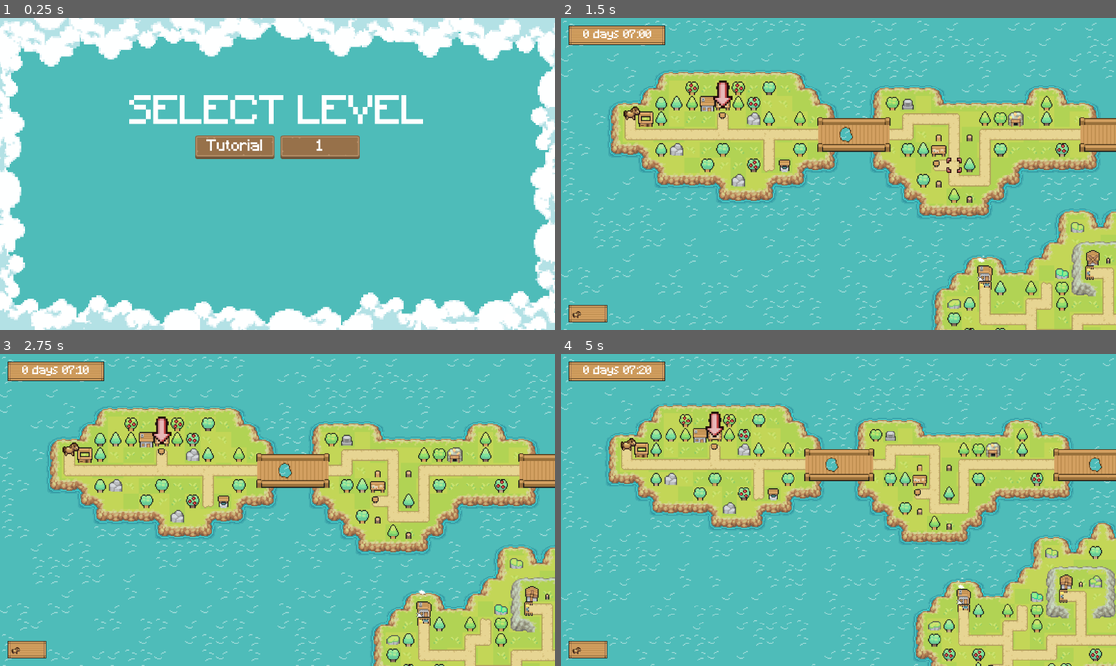
Above: before the commit, frames 1-4 (two rows, left to right).
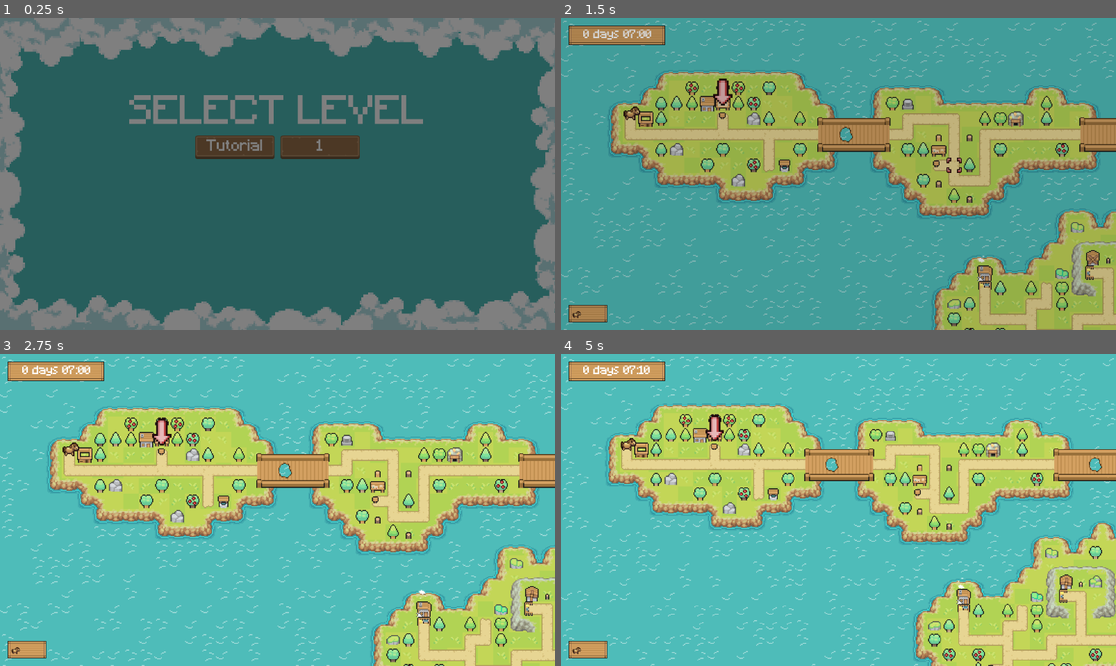
Above: after the commit, the same moments.

Repository: jstasiaczek/horse-game
Game: Godot game, scene res://scene/level_selection_gui/level_selection_gui.tscn
Same seed, same stepped clock (60 frames per second), same inputs: the game is played once before the commit and once after it.
Inputs (mouse positions are in pixels of both pictures, inside the frame that each line leads up to):
- Up to frame 1 (0.25 s): no input
- Up to frame 2 (1.5 s): click "Tutorial" at 0.5 s; move the mouse to (960, 158) at 1.27 s; hold Right mouse button (right_click) from 1.28 s (still down); click (960, 158) at 1.42 s
- Up to frame 3 (2.75 s): release Right mouse button (right_click) at 2 s; drag from (166, 525) to (249, 572) at 2.02 s
- Up to frame 4 (5 s): move the mouse to (894, 441) at 2.77 s; tap Mouse wheel up (scroll_up) at 2.85 s; click (894, 441) at 2.92 s; drag from (810, 572) to (672, 463) at 3.52 s; move the mouse to (1005, 556) at 4.27 s; tap Mouse wheel down (scroll_down) at 4.35 s; click (1005, 556) at 4.42 s

The runs differ from the first frame. In frame 1, 100% of the frame differs, in the area x 0-100%, y 0-100%; in frame 2, 97%; in frame 3, 0.1%; in frame 4, 0.2%.

Commit message:
added smooth scene transition, currect instant recipe handling

Diff:
--- a/classes/recipe.gd
+++ b/classes/recipe.gd
@@ -5,6 +5,9 @@
 var time: int = 60
 var player_required: bool = false
 
+func is_instant() -> bool:
+	return time == 0
+
 
 func _init(inp: Array[Types.ITEM], out: Types.ITEM, out_count: int = 1, t: int = 1, req: bool = false):
 	input = inp
--- a/project.godot
+++ b/project.godot
@@ -53,4 +53,4 @@
 
 textures/canvas_textures/default_texture_filter=0
 renderer/rendering_method="mobile"
-environment/defaults/default_clear_color=Color(0.305882, 0.737255, 0.72549, 0.996078)
+environment/defaults/default_clear_color=Color(0, 0, 0, 0.996078)
--- a/scene/exit_hud/exit_hud.gd
+++ b/scene/exit_hud/exit_hud.gd
@@ -8,10 +8,14 @@
 
 func _ready():
 	desc_label.text = exit.desc
+	SignalsService.on_fade_in_finished.connect(on_fade_in_finished)
 
 func _on_stay_button_pressed():
 	SignalsService.on_exit_gui_close.emit(id)
 
 
 func _on_next_button_pressed():
+	SignalsService.on_start_fade_in.emit()
+
+func on_fade_in_finished():
 	GameService.load_level_select()
--- a/scene/factory_hud/recipe.gd
+++ b/scene/factory_hud/recipe.gd
@@ -43,4 +43,7 @@
 		SignalsService.on_wait_hud_display.emit(poi_id, recipe)
 	else:
 		GameService.pay_for_recipe(recipe)
-		GameService.add_recipe_to_queue(poi_id, recipe)
+		if recipe.is_instant():
+			GameService.add_item_to_output(poi_id, recipe)
+		else:
+			GameService.add_recipe_to_queue(poi_id, recipe)
--- a/scene/horse/horse.tscn
+++ b/scene/horse/horse.tscn
@@ -152,7 +152,6 @@
 }]
 
 [node name="Horse" type="AnimatedSprite2D"]
-position = Vector2(143, 119)
 sprite_frames = SubResource("SpriteFrames_8ku7k")
 animation = &"idile"
 autoplay = "idile"
--- a/scene/level_button/level_button.gd
+++ b/scene/level_button/level_button.gd
@@ -14,10 +14,9 @@
 func _on_button_up():
 	label.position.y = 0
 
-
 func _on_button_down():
 	label.position.y = 2
 
 
 func _on_pressed():
-	GameService.load_map(level)
+	SignalsService.on_level_select.emit(level)
--- a/scene/level_selection_gui/level_selection_gui.gd
+++ b/scene/level_selection_gui/level_selection_gui.gd
@@ -1,6 +1,7 @@
 extends Control
 const LEVEL_BUTTON = preload("res://scene/level_button/level_button.tscn")
 @onready var levels_container = $Background/MC/VB/LevelsContainer
+var selected_level_path: String
 
 var levels: Array[Dictionary] = [
 	{
@@ -14,8 +15,19 @@
 ]
 
 func _ready():
+	SignalsService.on_level_select.connect(on_level_select)
+	SignalsService.on_fade_in_finished.connect(on_fade_in_finished)
+	SignalsService.on_start_fade_out.emit()
 	for level in levels:
 		var inst = LEVEL_BUTTON.instantiate()
 		inst.text = level.name
 		inst.level = level.path
 		levels_container.add_child(inst)
+
+func on_level_select(level_path: String):
+	selected_level_path = level_path
+	SignalsService.on_start_fade_in.emit()
+
+func on_fade_in_finished():
+	if selected_level_path != null and selected_level_path != "":
+		GameService.load_map(selected_level_path)
--- a/scene/level_selection_gui/level_selection_gui.tscn
+++ b/scene/level_selection_gui/level_selection_gui.tscn
@@ -1,8 +1,9 @@
-[gd_scene load_steps=4 format=3 uid="uid://c66wffxv23o2a"]
+[gd_scene load_steps=5 format=3 uid="uid://c66wffxv23o2a"]
 
 [ext_resource type="Script" path="res://scene/level_selection_gui/level_selection_gui.gd" id="1_8oxcj"]
 [ext_resource type="Texture2D" uid="uid://f7766npel34c" path="res://assets/background.png" id="1_iajoq"]
 [ext_resource type="LabelSettings" uid="uid://d1nwvtodgwtnj" path="res://assets/mc_huge_text_white.tres" id="2_vfe0f"]
+[ext_resource type="PackedScene" uid="uid://bt3ooka2esnfu" path="res://scene/scene_transition/scene_transition.tscn" id="4_1gy5x"]
 
 [node name="LevelSelectionGui" type="Control"]
 layout_mode = 3
@@ -50,3 +51,6 @@
 theme_override_constants/h_separation = 12
 theme_override_constants/v_separation = 12
 alignment = 1
+
+[node name="SceneTransition" parent="." instance=ExtResource("4_1gy5x")]
+layout_mode = 1
--- a/scene/map/map.gd
+++ b/scene/map/map.gd
@@ -4,6 +4,7 @@
 const QUEST_HUD = preload("res://scene/quest_hud/quest_hud.tscn")
 const EXIT_HUD = preload("res://scene/exit_hud/exit_hud.tscn")
 const WAIT_HUD = preload("res://scene/wait_hud/wait_hud.tscn")
+const LEVEL_DEFAULT = preload("res://level/level_default/level_default.tscn")
 
 @onready var canvas_layer = $CanvasLayer
 @onready var tile_map_container = $TileMapContainer
@@ -14,7 +15,11 @@
 var drag_start_pos: Vector2
 
 func load_level():
-	var level = load(GameService.get_level_path()).instantiate()
+	var level
+	if GameService.get_level_path() == "":
+		level = LEVEL_DEFAULT.instantiate()
+	else:
+		level = load(GameService.get_level_path()).instantiate()
 	tile_map_container.add_child(level)
 
 func _ready():
@@ -30,6 +35,7 @@
 
 func on_tilemap_set():
 	tile_map = GameService.get_tilemap()
+	SignalsService.on_start_fade_out.emit()
 
 func on_set_horse_map_id(id: Vector2i):
 	horse.global_position = tile_map.map_to_local(id)
--- a/scene/map/map.tscn
+++ b/scene/map/map.tscn
@@ -1,14 +1,19 @@
-[gd_scene load_steps=6 format=3 uid="uid://c738rhh1aatxt"]
+[gd_scene load_steps=7 format=3 uid="uid://c738rhh1aatxt"]
 
 [ext_resource type="Script" path="res://scene/map/map.gd" id="1_5omeo"]
 [ext_resource type="PackedScene" uid="uid://butfoueec6ui0" path="res://scene/horse/horse.tscn" id="3_vlw8b"]
 [ext_resource type="PackedScene" uid="uid://lvwxel8br5nr" path="res://scene/map_camera/map_camera.tscn" id="4_n2oes"]
 [ext_resource type="AudioStream" uid="uid://buyunwyif1b0w" path="res://assets/sounds/birds.mp3" id="5_a8wgk"]
 [ext_resource type="PackedScene" uid="uid://d2177c0ghual7" path="res://scene/map_hud/map_hud.tscn" id="5_moe7y"]
+[ext_resource type="Texture2D" uid="uid://c1hbf7cwgvy2m" path="res://assets/bg.png" id="6_kis3d"]
 
 [node name="Map" type="Node2D"]
 script = ExtResource("1_5omeo")
 metadata/_edit_horizontal_guides_ = [298.0]
+
+[node name="Sprite2D" type="Sprite2D" parent="."]
+texture = ExtResource("6_kis3d")
+centered = false
 
 [node name="TileMapContainer" type="Node2D" parent="."]
 
--- a/scene/map_hud/map_hud.tscn
+++ b/scene/map_hud/map_hud.tscn
@@ -1,7 +1,8 @@
-[gd_scene load_steps=3 format=3 uid="uid://d2177c0ghual7"]
+[gd_scene load_steps=4 format=3 uid="uid://d2177c0ghual7"]
 
 [ext_resource type="Script" path="res://scene/map_hud/map_hud.gd" id="1_10bk5"]
 [ext_resource type="PackedScene" uid="uid://cdjwem2g3dtbj" path="res://scene/text_panel/text_panel.tscn" id="2_4xe7l"]
+[ext_resource type="PackedScene" uid="uid://bt3ooka2esnfu" path="res://scene/scene_transition/scene_transition.tscn" id="3_pemcj"]
 
 [node name="MapHud" type="Control"]
 layout_mode = 3
@@ -12,6 +13,9 @@
 grow_vertical = 2
 mouse_filter = 1
 script = ExtResource("1_10bk5")
+
+[node name="SceneTransition" parent="." instance=ExtResource("3_pemcj")]
+layout_mode = 1
 
 [node name="MG" type="MarginContainer" parent="."]
 layout_mode = 1
--- /dev/null
+++ b/scene/scene_transition/scene_transition.gd
@@ -0,0 +1,32 @@
+extends Control
+@onready var veil = $Veil
+
+const FADE_IN_NAME: String = "fade_in"
+const FADE_OUT_NAME: String = "fade_out"
+
+# Called when the node enters the scene tree for the first time.
+func _ready():
+	visible = true
+	SignalsService.on_start_fade_in.connect(on_start_fade_in)
+	SignalsService.on_start_fade_out.connect(on_start_fade_out)
+
+func on_start_fade_in():
+	if get_tree() == null:
+		return
+	var tween: Tween = get_tree().create_tween()
+	tween.tween_property(self, "visible", true, 0)
+	tween.tween_property(veil, "color:a", 0, 0)
+	tween.tween_property(veil, "color:a", 1, 0.5)
+	tween.tween_callback(func (): SignalsService.on_fade_in_finished.emit())
+	tween.play()
+
+func on_start_fade_out():
+	if get_tree() == null:
+		return
+	var tween: Tween = get_tree().create_tween()
+	tween.tween_property(self, "visible", true, 0)
+	tween.tween_property(veil, "color:a", 1, 0)
+	tween.tween_property(veil, "color:a", 0, 0.5)
+	tween.tween_property(self, "visible", false, 0)
+	tween.tween_callback(func (): SignalsService.on_fade_out_finished.emit())
+	tween.play()
--- /dev/null
+++ b/scene/scene_transition/scene_transition.tscn
@@ -0,0 +1,23 @@
+[gd_scene load_steps=2 format=3 uid="uid://bt3ooka2esnfu"]
+
+[ext_resource type="Script" path="res://scene/scene_transition/scene_transition.gd" id="1_l8pdp"]
+
+[node name="SceneTransition" type="Control"]
+z_index = 20
+layout_mode = 3
+anchors_preset = 15
+anchor_right = 1.0
+anchor_bottom = 1.0
+grow_horizontal = 2
+grow_vertical = 2
+mouse_filter = 1
+script = ExtResource("1_l8pdp")
+
+[node name="Veil" type="ColorRect" parent="."]
+layout_mode = 1
+anchors_preset = 15
+anchor_right = 1.0
+anchor_bottom = 1.0
+grow_horizontal = 2
+grow_vertical = 2
+color = Color(0, 0, 0, 1)
--- a/scene/wait_hud/wait_hud.gd
+++ b/scene/wait_hud/wait_hud.gd
@@ -1,26 +1,50 @@
 extends Control
 @onready var time_label = $ColorRect/CenterContainer/VBoxContainer/timeLabel
 @onready var timer = $Timer
+@onready var color_rect = $ColorRect
+@onready var label = $ColorRect/CenterContainer/VBoxContainer/Label
 
 var poi_id: Vector2i
 var recipe: Recipe
 var start_time: int
+var is_finished: bool = false
 
 # Called when the node enters the scene tree for the first time.
 func _ready():
 	start_time = GameService.time.get_minutes()
 	# add_minutes()
 	SignalsService.on_time_changed.connect(on_time_changed)
+	fade_in()
+
+func fade_in():
+	var tween: Tween = get_tree().create_tween()
+	tween.tween_property(time_label, "visible", false, 0)
+	tween.tween_property(label, "visible", false, 0)
+	tween.tween_property(color_rect, "color:a", 0, 0)
+	tween.tween_property(color_rect, "color:a", 1, 0.5)
+	tween.tween_property(time_label, "visible", true, 0)
+	tween.tween_property(label, "visible", true, 0)
+	tween.play()
+
+func fade_out():
+	var tween: Tween = get_tree().create_tween()
+	tween.tween_property(time_label, "visible", false, 0)
+	tween.tween_property(label, "visible", false, 0)
+	tween.tween_property(color_rect, "color:a", 1, 0)
+	tween.tween_property(color_rect, "color:a", 0, 0.5)
+	tween.tween_callback(func (): SignalsService.on_wait_hud_close.emit())
+	tween.play()
 
 func on_time_changed():
 	time_label.text = GameService.time.format()
 	var delta: int = GameService.time.get_minutes() - start_time
-	if delta < recipe.time:
+	if delta < recipe.time or is_finished:
 		return
+	is_finished = true
 	timer.stop()
 	GameService.add_item_to_output(poi_id, recipe)
 	GameService.set_horse_tired()
-	SignalsService.on_wait_hud_close.emit()
+	fade_out()
 
 
 func _on_timer_timeout():
--- a/scene/wait_hud/wait_hud.tscn
+++ b/scene/wait_hud/wait_hud.tscn
@@ -21,7 +21,7 @@
 anchor_bottom = 1.0
 grow_horizontal = 2
 grow_vertical = 2
-color = Color(0.0431373, 0.0431373, 0.0431373, 1)
+color = Color(0.0431373, 0.0431373, 0.0431373, 0)
 
 [node name="CenterContainer" type="CenterContainer" parent="ColorRect"]
 layout_mode = 1
--- a/service/game_service.gd
+++ b/service/game_service.gd
@@ -161,7 +161,7 @@
 	SignalsService.on_factory_queue_update.emit(id)
 
 func add_item_to_output(id: Vector2i, recipe: Recipe):
-	var poi = get_poi_by_id(id)
+	var poi: Factory = get_poi_by_id(id) as Factory
 	if poi == null or poi.action_type != Types.POI_ACTON_TYPE.FACTORY:
 		return
 	poi.output = InventoryTool.add_to_inventory(poi.output, recipe.output.item, recipe.output.count)
--- a/service/signals_service.gd
+++ b/service/signals_service.gd
@@ -34,3 +34,10 @@
 signal on_exit_gui_close(id: Vector2i)
 signal on_wait_hud_display(id: Vector2i, recipe: Recipe)
 signal on_wait_hud_close
+signal on_level_select(map_path: String)
+
+# transition
+signal on_start_fade_in
+signal on_fade_in_finished
+signal on_start_fade_out
+signal on_fade_out_finished
Binary file added: assets/bg.png
Not shown, added: assets/bg.png.import
